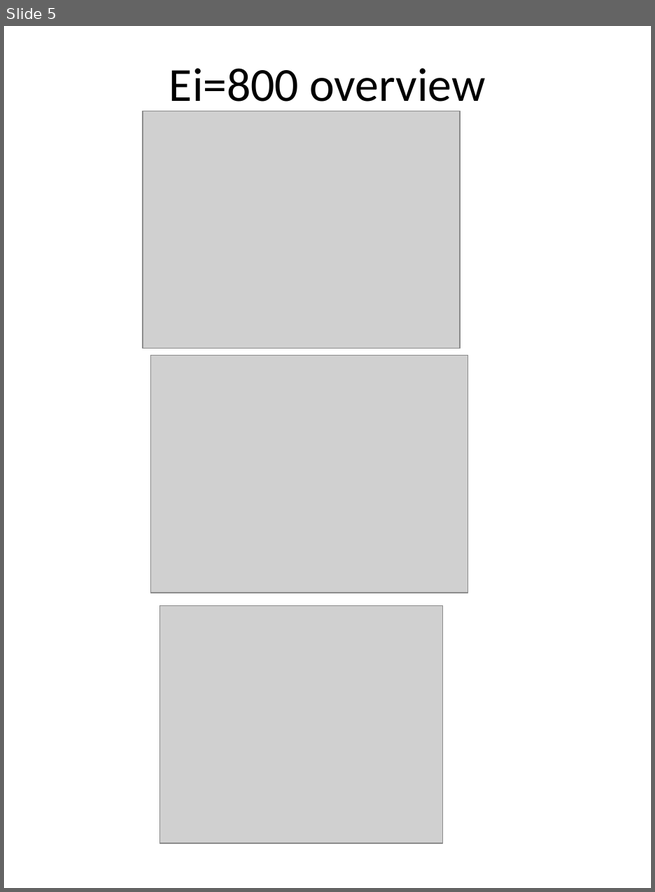
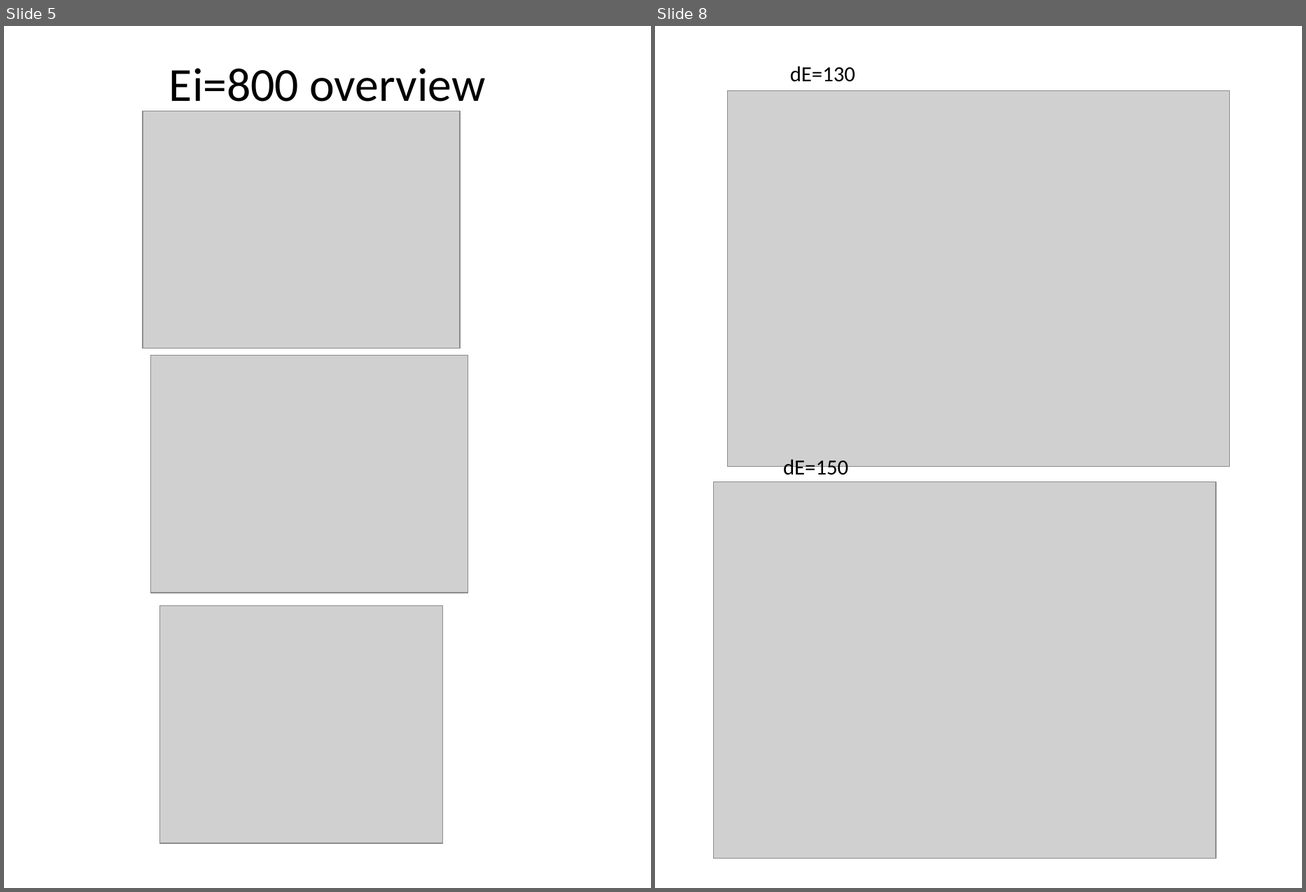
Before and after one commit to abuts/Fe, a slide deck: 2018April/Working2018.pptx. Shown side by side, each under a label of ours: slide 5 before the commit, slides 5 and 8 after it; the slides between them are not shown. The pictures are 655x892 and 1306x892 pixels, drawn with LibreOffice and Linux fonts; fonts in the diff are those of the drawing; grey boxes stand for pictures. Boxes give left, top, right and bottom in pixels: in the first picture for what was removed or moved away, otherwise in the second. Text is boxed around its words. In the diff, an @@ line names an element or a change of style, - is before the commit and + after.

```diff
--- a/2018April/Working2018.pptx
+++ b/2018April/Working2018.pptx
@@ slide 8 added at [655,26,1302,888], background #FFFFFF @@
@@ text added at [790,66,855,82], 18 pt, text #000000 @@
+dE=130
@@ picture added at [727,90,1230,467] @@
@@ text added at [783,459,848,481], 18 pt, text #000000 @@
+dE=150
@@ picture added at [714,482,1216,858] @@
```
Also in this commit, not shown: 3 other slides added, 11 other files.
